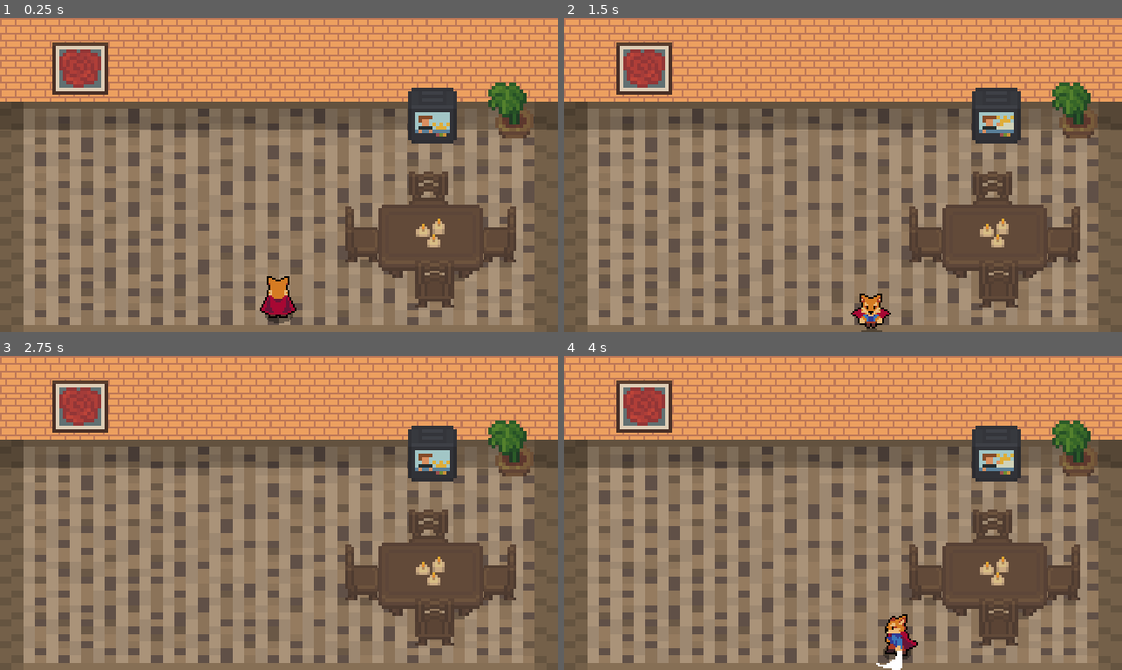
Above: before the commit, frames 1-4 (two rows, left to right).
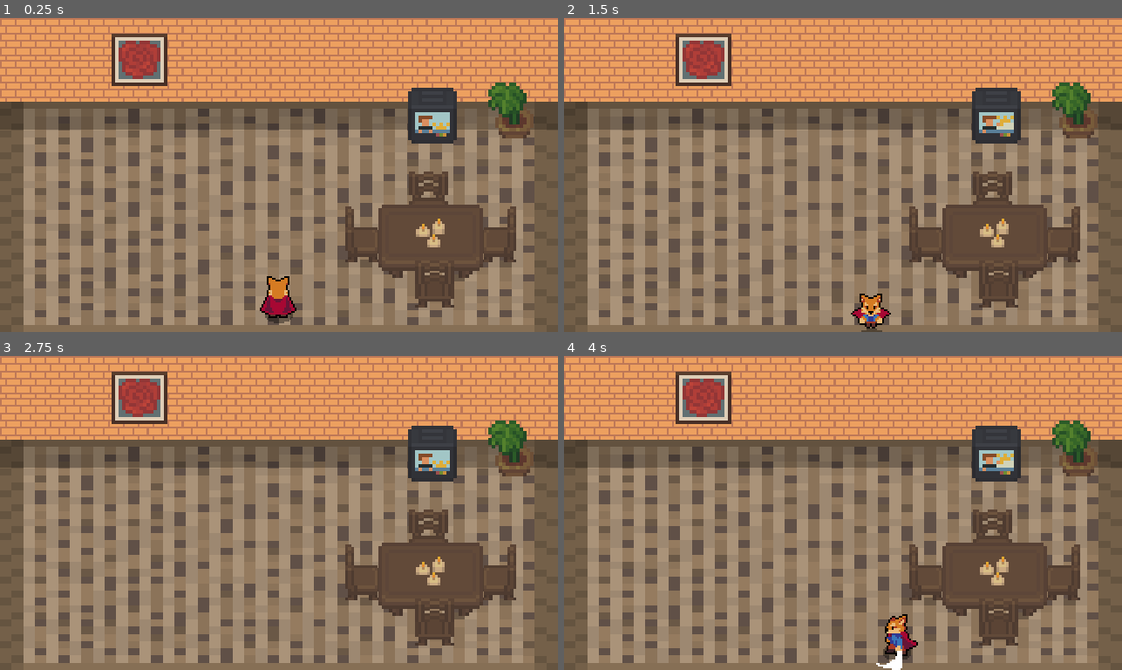
Above: after the commit, the same moments.

Repository: Jonak-Adipta-Kalita/JAK-Ultimate-Adventure-Game
Game: Godot game, scene res://Buildings/Interriors/PlayerHouseInterrior.tscn
Two runs of this game, one before a commit and one after it. Both use one fixed random seed, a clock stepped at 60 frames per second and the inputs below. This scene is started directly instead of the project's main scene. Sound files missing from this copy of the repository are replaced by a short silence.
Inputs:
- Up to frame 1 (0.25 s): no input
- Up to frame 2 (1.5 s): hold Right (ui_right) 0.53-1.28 s; tap J (attack) at 0.6 s; tap Space (ui_select) at 0.77 s; hold Down (ui_down) from 1.28 s (still down); tap K (roll) at 1.35 s
- Up to frame 3 (2.75 s): tap Space (ui_select) at 1.52 s; release Down (ui_down) at 2.03 s; hold Right (ui_right) from 2.03 s (still down); tap J (attack) at 2.1 s
- Up to frame 4 (4 s): release Right (ui_right) at 2.78 s; hold Up (ui_up) 2.78-3.53 s; tap K (roll) at 2.85 s; tap Space (ui_select) at 3.02, 3.77 s; hold Left (ui_left) from 3.53 s (still down); tap J (attack) at 3.6 s

The runs differ from the first frame. In frame 1, 3.3% of the frame differs, in the area x 9-30%, y 5-25%; in frame 2, 3.3%; in frame 3, 3.3%; in frame 4, 3.3%.

Commit message:
thinking about adding another floor

Diff:
--- a/Buildings/Interriors/PlayerHouseInterrior.tscn
+++ b/Buildings/Interriors/PlayerHouseInterrior.tscn
@@ -11,14 +11,22 @@
 [ext_resource path="res://Buildings/Interriors/Objects/FlowerPot.tscn" type="PackedScene" id=9]
 [ext_resource path="res://Buildings/Interriors/Objects/Painting.tscn" type="PackedScene" id=10]
 
+[sub_resource type="RectangleShape2D" id=1]
+extents = Vector2( 152, 23 )
+
 [node name="PlayerHouseInterrior" instance=ExtResource( 1 )]
 
-[node name="WallTile" type="Sprite" parent="YSort" index="0"]
+[node name="WallTile" type="StaticBody2D" parent="YSort" index="0"]
 position = Vector2( 160, 24 )
 scale = Vector2( 1.05263, 1.04348 )
+
+[node name="Sprite" type="Sprite" parent="YSort/WallTile" index="0"]
 texture = ExtResource( 8 )
 region_enabled = true
 region_rect = Rect2( 0, 0, 304, 46 )
+
+[node name="CollisionShape2D" type="CollisionShape2D" parent="YSort/WallTile" index="1"]
+shape = SubResource( 1 )
 
 [node name="Floor" parent="YSort" index="1" instance=ExtResource( 2 )]
 position = Vector2( -3.8147e-06, 48 )
@@ -64,7 +72,7 @@
 position = Vector2( 293, 53 )
 
 [node name="Painting" parent="YSort" index="8" instance=ExtResource( 10 )]
-position = Vector2( 46, 29 )
+position = Vector2( 80, 24 )
 
 [node name="NoYSort" type="Node2D" parent="." index="1"]
 position = Vector2( -282, -254 )
Not shown: 1 places in Buildings/Interriors/PlayerHouseInterrior.tscn that only renumber resources
